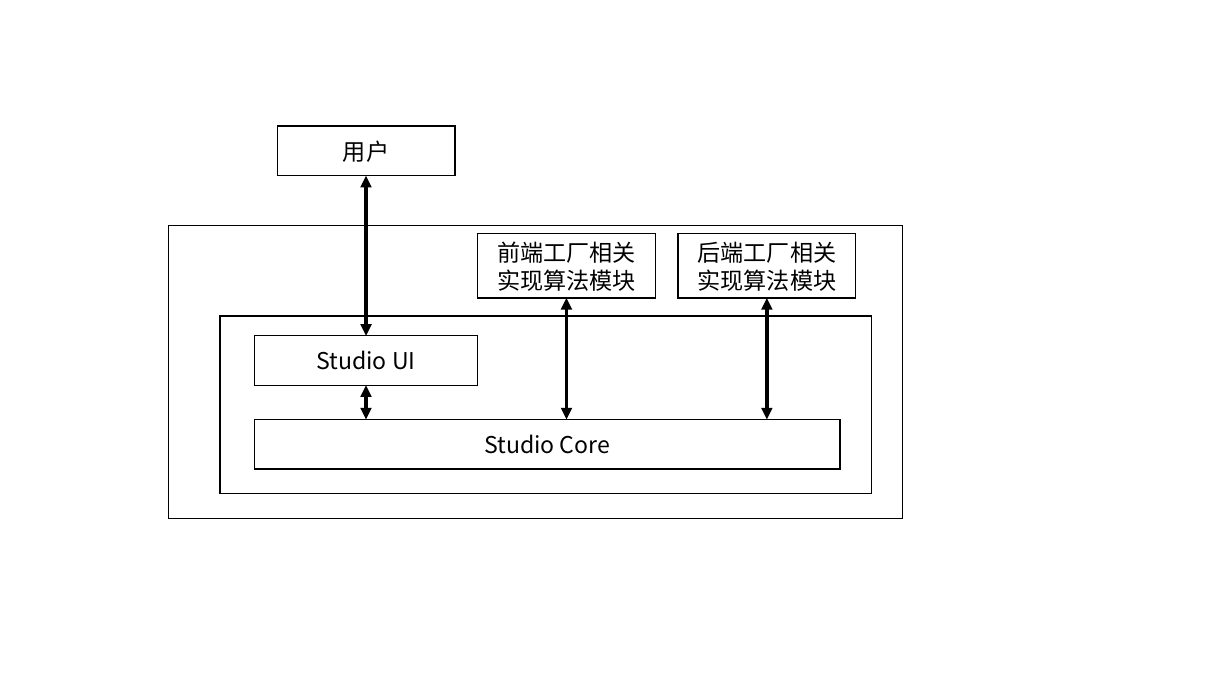
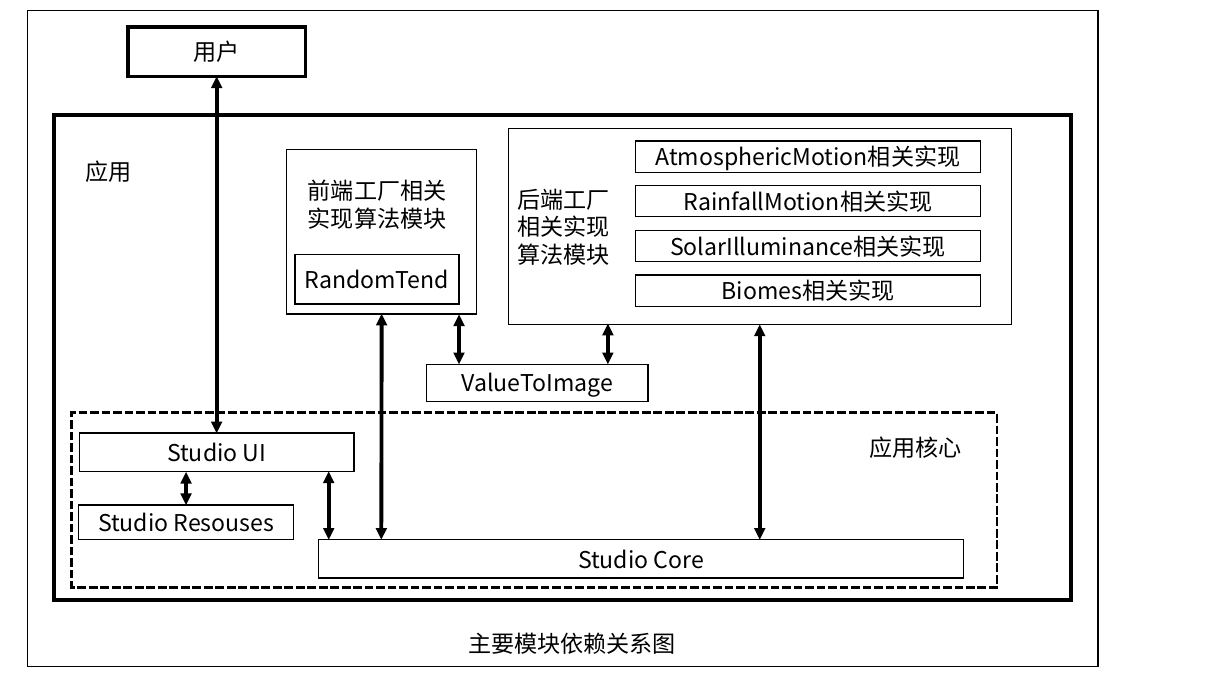
Before and after one commit to ijrys/WorldCreater, a slide deck: slide 4 of Docs/Technology.pptx. Drawn at 1232x693 pixels with LibreOffice and Linux fonts; fonts in the diff are those of the drawing. Boxes give left, top, right and bottom in pixels: in the first picture for what was removed or moved away, otherwise in the second. Text is boxed around its words. In the diff, an @@ line names an element or a change of style, - is before the commit and + after.

```diff
--- a/Docs/Technology.pptx
+++ b/Docs/Technology.pptx
@@ rectangle added at [28,11,1099,666], outline #000000 1 pt @@
@@ rectangle "用户": place and size @@
-rectangle "用户" at [277,127,455,177]
+rectangle "用户" at [128,27,305,77]
@@ rectangle "用户" at [128,27,305,77]: outline #000000 1 pt to #000000 3 pt @@
@@ double arrow moved from (366, 176) - (366, 335) to (217, 77) - (217, 433) @@
@@ rectangle at [55,115,1071,600]: outline #000000 1 pt to #000000 3 pt @@
@@ rectangle: place and size @@
-rectangle at [168,226,903,518]
+rectangle at [55,115,1071,600]
@@ rectangle "后端工厂": place and size @@
-rectangle "后端工厂" at [678,234,856,298]
+rectangle "后端工厂" at [508,128,1012,324]
@@ text added at [85,160,131,182], 18 pt, text #000000 @@
+应用
@@ rectangle added at [287,150,477,314], fill #FFFFFF, outline #000000 1 pt @@
@@ text "前端工厂相关": place and size @@
-text "前端工厂相关" at [478,234,655,298]
+text "前端工厂相关" at [308,179,447,229]
@@ text "前端工厂相关" at [308,179,447,229]: vertical alignment middle to top; fill #FFFFFF to none; outline #000000 1 pt to none @@
@@ text at [308,179,447,229]: text changed @@
-前端工厂相关实现算法模块
+前端工厂相关
+实现算法模块
@@ text in rectangle at [517,188,609,265]: text changed @@
-后端工厂相关实现算法模块
+后端工厂
+相关实现
+算法模块
@@ rectangle added at [295,254,459,304], fill #FFFFFF, outline #000000 1 pt, 18 pt, text #000000 @@
+RandomTend
@@ group added at [636,141,981,307]: 4 rectangles @@
+AtmosphericMotion相关实现
+RainfallMotion相关实现
+SolarIlluminance相关实现
+Biomes相关实现
@@ double arrow moved from (567, 299) - (567, 420) to (382, 314) - (382, 540) @@
@@ double arrow added from (459, 314) to (459, 364), #000000 3 pt @@
@@ double arrow added from (608, 323) to (608, 364), #000000 3 pt @@
@@ double arrow moved from (767, 299) - (767, 420) to (760, 324) - (760, 540) @@
@@ rectangle added at [427,364,648,401], fill #FFFFFF, outline #000000 1 pt, 18 pt, text #000000 @@
+ValueToImage
@@ rectangle: place and size @@
-rectangle at [220,316,872,494]
+rectangle at [72,413,997,588]
@@ rectangle at [72,413,997,588]: outline #000000 1 pt to #000000 2.25 pt dashed @@
@@ rectangle "Studio UI": place and size @@
-rectangle "Studio UI" at [254,335,478,385]
+rectangle "Studio UI" at [79,433,355,472]
@@ text added at [869,436,961,458], 18 pt, text #000000 @@
+应用核心
@@ double arrow moved from (366, 385) - (366, 420) to (186, 472) - (186, 506) @@
@@ double arrow added from (329, 471) to (329, 540), #000000 3 pt @@
@@ rectangle added at [79,506,293,540], fill #FFFFFF, outline #000000 1 pt, 18 pt, text #000000 @@
+Studio Resouses
@@ rectangle "Studio Core": place and size @@
-rectangle "Studio Core" at [254,420,840,470]
+rectangle "Studio Core" at [319,540,964,579]
@@ text added at [468,632,676,654], 18 pt, text #000000 @@
+主要模块依赖关系图
```
Also in this commit, not shown: 1 other slide changed, 8 other files.
